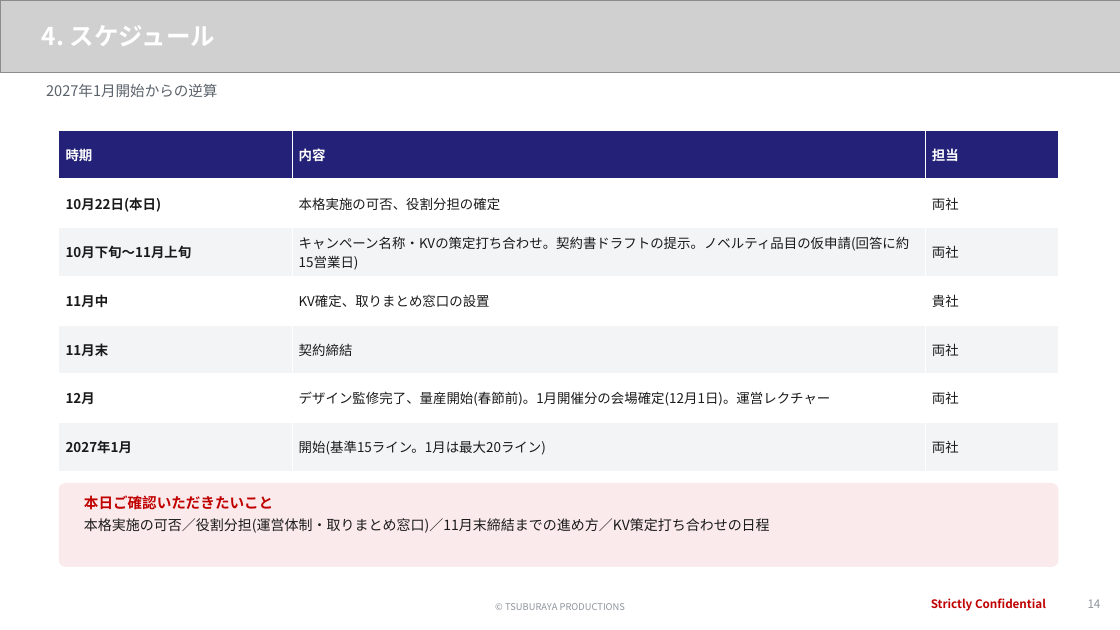
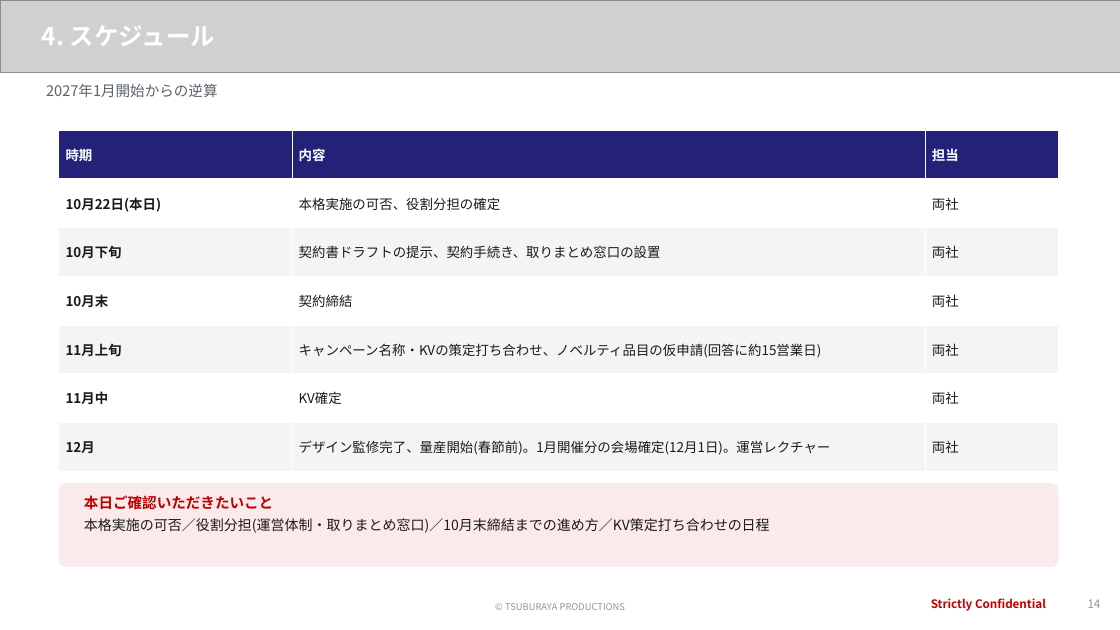
Before and after one commit to hayatoshintani-spe/kessho-lens, a slide deck: slide 14 of docs/proposals/softbank-ultraman-caravan/SB様提示用_1022ミーティング資料.pptx. Drawn at 1120x630 pixels with LibreOffice and Linux fonts; fonts in the diff are those of the drawing; grey boxes stand for pictures. Boxes give left, top, right and bottom in pixels: in the first picture for what was removed or moved away, otherwise in the second. Text is boxed around its words. In the diff, an @@ line names an element or a change of style, - is before the commit and + after.

```diff
--- a/docs/proposals/softbank-ultraman-caravan/SB様提示用_1022ミーティング資料.pptx
+++ b/docs/proposals/softbank-ultraman-caravan/SB様提示用_1022ミーティング資料.pptx
@@ table at <box>59,130,1060,520</box> @@
-row 3: 10月下旬〜11月上旬 | キャンペーン名称・KVの策定打ち合わせ。契約書ドラフトの提示。ノベルティ品目の仮申請(回答に約15営業日) | 両社
-row 4: 11月中 | KV確定、取りまとめ窓口の設置 | 貴社
-row 5: 11月末 | 契約締結 | 両社
+row 3: 10月下旬 | 契約書ドラフトの提示、契約手続き、取りまとめ窓口の設置 | 両社
+row 4: 10月末 | 契約締結 | 両社
+row 5: 11月上旬 | キャンペーン名称・KVの策定打ち合わせ、ノベルティ品目の仮申請(回答に約15営業日) | 両社
+row 6: 11月中 | KV確定 | 両社
@@ text at <box>84,518,770,533</box>: text changed @@
-本格実施の可否／役割分担(運営体制・取りまとめ窓口)／11月末締結までの進め方／KV策定打ち合わせの日程
+本格実施の可否／役割分担(運営体制・取りまとめ窓口)／10月末締結までの進め方／KV策定打ち合わせの日程
```
Also in this commit, not shown: 2 other slides changed, 14 other files.
